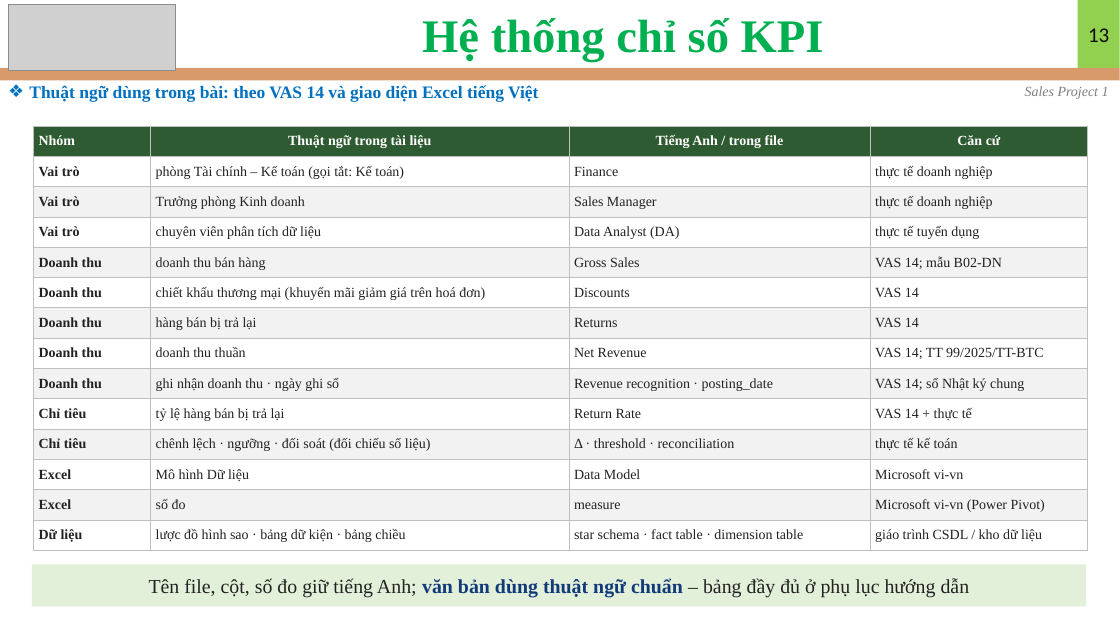
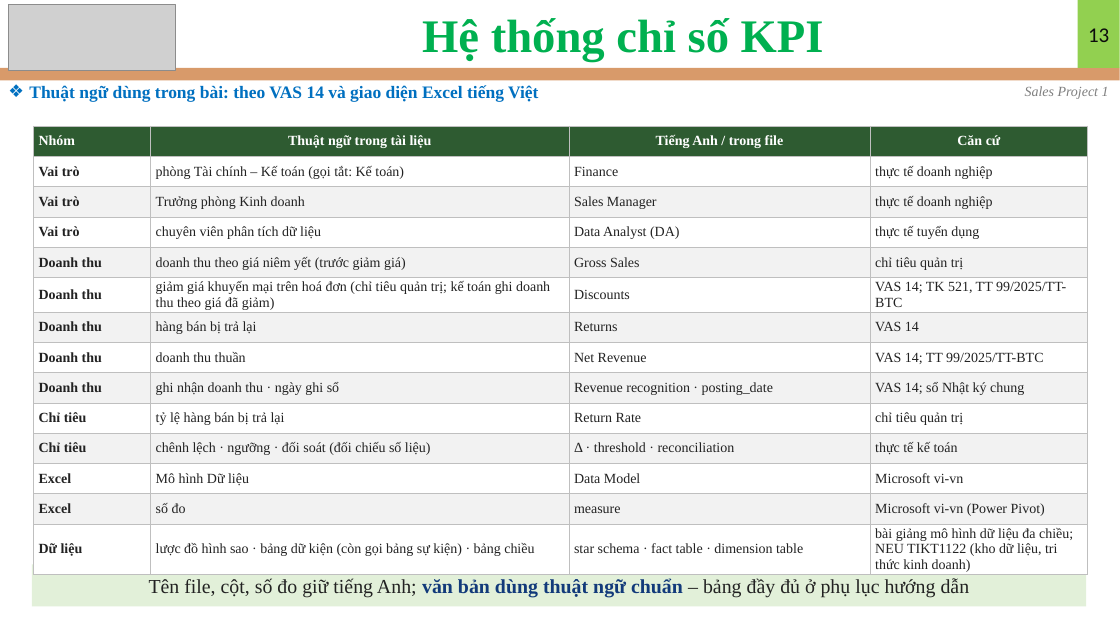
Before and after one commit to nguyennguyenphuc/eDA-Mentor, a slide deck: slide 13 of Sales/Sales Data/Project 1/Slide_Project_1.pptx. Drawn at 1120x630 pixels with LibreOffice and Linux fonts; fonts in the diff are those of the drawing; grey boxes stand for pictures. Boxes give left, top, right and bottom in pixels: in the first picture for what was removed or moved away, otherwise in the second. Text is boxed around its words. In the diff, an @@ line names an element or a change of style, - is before the commit and + after.

```diff
--- a/Sales/Sales Data/Project 1/Slide_Project_1.pptx
+++ b/Sales/Sales Data/Project 1/Slide_Project_1.pptx
@@ table at (x1=34, y1=126, x2=1088, y2=576) @@
-row 5, column 2: doanh thu bán hàng
+row 5, column 2: doanh thu theo giá niêm yết (trước giảm giá)
-row 5, column 4: VAS 14; mẫu B02-DN
+row 5, column 4: chỉ tiêu quản trị
-row 6, column 2: chiết khấu thương mại (khuyến mãi giảm giá trên hoá đơn)
+row 6, column 2: giảm giá khuyến mại trên hoá đơn (chỉ tiêu quản trị; kế toán ghi doanh thu theo giá đã giảm)
-row 6, column 4: VAS 14
+row 6, column 4: VAS 14; TK 521, TT 99/2025/TT-BTC
-row 10, column 4: VAS 14 + thực tế
+row 10, column 4: chỉ tiêu quản trị
-row 14, column 2: lược đồ hình sao · bảng dữ kiện · bảng chiều
+row 14, column 2: lược đồ hình sao · bảng dữ kiện (còn gọi bảng sự kiện) · bảng chiều
-row 14, column 4: giáo trình CSDL / kho dữ liệu
+row 14, column 4: bài giảng mô hình dữ liệu đa chiều; NEU TIKT1122 (kho dữ liệu, tri thức kinh doanh)
```
Also in this commit, not shown: 39 other slides changed, 24 other files.
